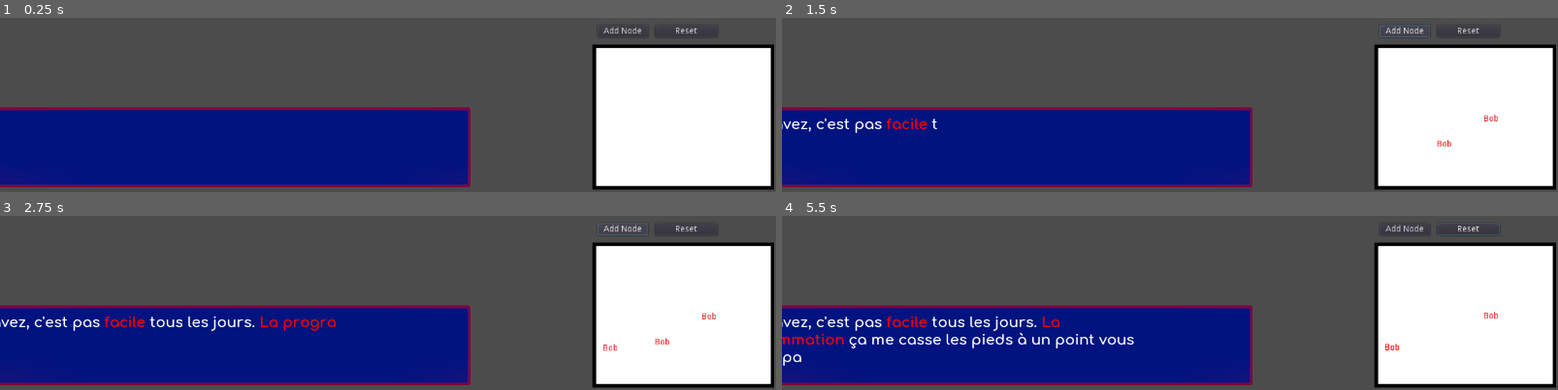
Above: before the commit, frames 1-4 (two rows, left to right).
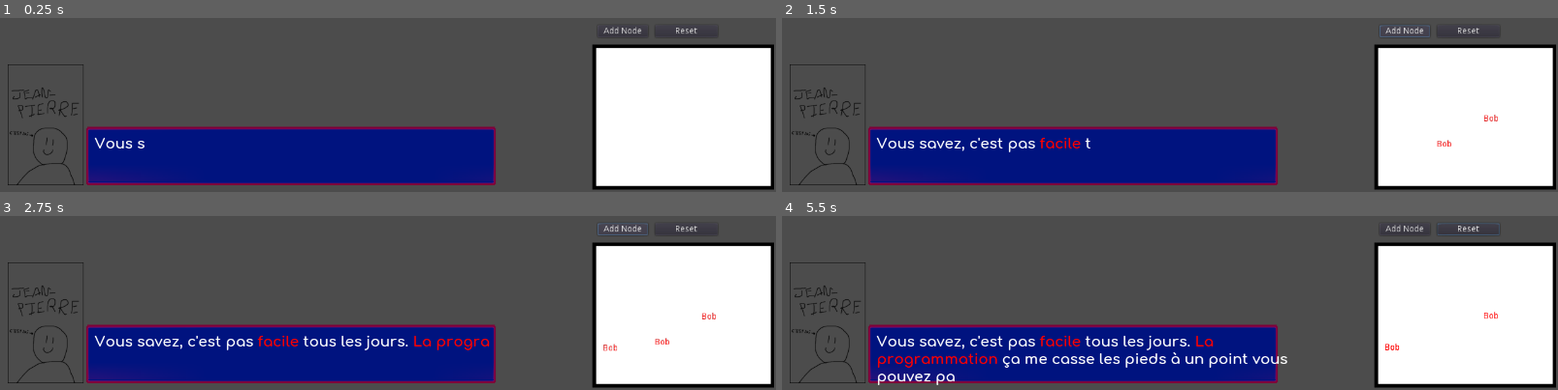
Above: after the commit, the same moments.

Repository: UnderScroll/GMTKGameJam2021
Game: Godot game, scene res://MainScene.tscn
Two runs of this game, one before a commit and one after it. Both use one fixed random seed, a clock stepped at 60 frames per second and the inputs below.
Inputs (mouse positions are in pixels of both pictures, inside the frame that each line leads up to):
- Up to frame 1 (0.25 s): no input
- Up to frame 2 (1.5 s): click "Add Node" at 0.5 s; click "Add Node" at 1.25 s
- Up to frame 3 (2.75 s): click "Add Node" at 2 s
- Up to frame 4 (5.5 s): click "Reset" at 2.75 s; drag from (1441, 341) to (outside the picture) at 3.52 s; drag from (1488, 316) to (1131, 259) at 4.27 s; move the mouse to (1395, 348) at 5.02 s; click (1395, 348) at 5.17 s

The runs differ from the first frame. In frame 1, 15% of the frame differs, in the area x 0-64%, y 26-98%; in frame 2, 15%; in frame 3, 16%; in frame 4, 18%, in the area x 0-66%, y 26-98%.

Commit message:
Update MainScene.tscn

Diff:
--- a/MainScene.tscn
+++ b/MainScene.tscn
@@ -9,7 +9,7 @@
 position = Vector2( 976.804, 474.032 )
 
 [node name="MarginContainer" parent="." instance=ExtResource( 2 )]
-margin_left = -239.941
-margin_top = 312.218
-margin_right = 776.059
-margin_bottom = 712.218
+margin_left = 12.7422
+margin_top = 413.6
+margin_right = 818.742
+margin_bottom = 709.6
